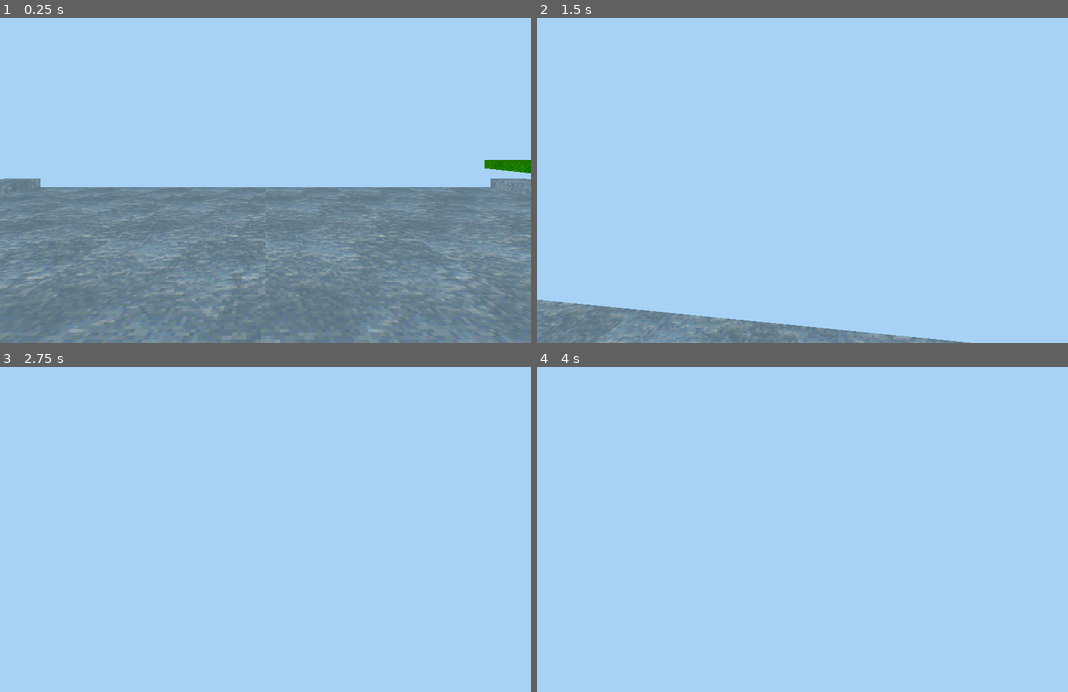
Above: before the commit, frames 1-4 (two rows, left to right).
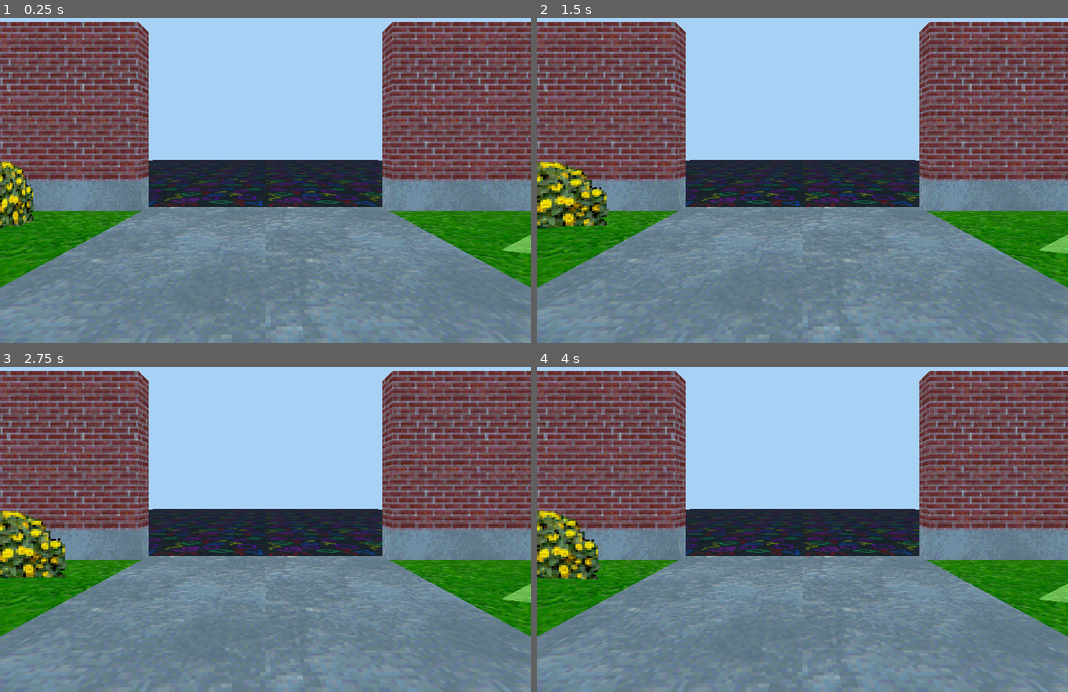
Above: after the commit, the same moments.

Repository: Cassumbra/gamesworld
Game: Godot game, scene res://3D Hub/3D Hub.tscn
Two runs of this game, one before a commit and one after it. Both use one fixed random seed, a clock stepped at 60 frames per second and the inputs below. This scene is started directly instead of the project's main scene.
Inputs (mouse positions are in pixels of both pictures, inside the frame that each line leads up to):
- Up to frame 1 (0.25 s): no input
- Up to frame 2 (1.5 s): tap Enter at 0.5 s; move the mouse to (829, 141) at 0.52 s; hold C (primary) 0.53-1.28 s; hold W (up) from 0.53 s (still down); tap Space (jump) at 0.77 s; move the mouse to (775, 144) at 1.27 s; tap X (secondary) at 1.35 s
- Up to frame 3 (2.75 s): keep holding W (up); tap Space (jump) at 1.52 s; move the mouse to (276, 487) at 2.02 s; hold C (primary) from 2.03 s (still down)
- Up to frame 4 (4 s): keep holding W (up); move the mouse to (797, 500) at 2.77 s; release C (primary) at 2.78 s; tap X (secondary) at 2.85 s; tap Space (jump) at 3.02, 3.77 s; move the mouse to (839, 497) at 3.52 s; hold C (primary) from 3.53 s (still down)

The runs differ from the first frame. In frame 1, 48% of the frame differs, in the area x 0-100%, y 1-100%; in frame 2, 76%; in frame 3, 80%; in frame 4, 80%.

Commit message:
implement some checks
we're gonna use these for stairs ! :D

Diff:
--- a/3D Hub/3D Hub.tscn
+++ b/3D Hub/3D Hub.tscn
@@ -253,8 +253,12 @@
 camera_attributes = SubResource("CameraAttributesPractical_44ouy")
 
 [node name="UnifiedPlayer" parent="." instance=ExtResource("8_12kqo")]
-transform = Transform3D(1, 0, 0, 0, 1, 0, 0, 0, 1, 0, 0.8829279, -6.4992185)
+transform = Transform3D(1, 0, 0, 0, 1, 0, 0, 0, 1, 0, 1.3650663, -2.5124693)
 
 [node name="BillboardDeco" parent="." instance=ExtResource("8_gai0j")]
 transform = Transform3D(1, 0, 0, 0, 1, 0, 0, 0, 1, 3.1210418, 1.0834923, -3.3922334)
 texture_filter = 2
+
+[node name="Camera3D" type="Camera3D" parent="."]
+transform = Transform3D(-1, 0, -8.940697e-08, 0, 1, 0, 8.940697e-08, 0, -1, 0, 1.5833817, -6.445187)
+current = true
--- a/3D/player/unified_player.gd
+++ b/3D/player/unified_player.gd
@@ -2,9 +2,13 @@
 
 const MOUSE_SENSITIVITY = 0.20
 
-#@onready var body_shape = $BodyShape
+@onready var body_shape = $BodyShape
 @onready var head = $Head
-#@onready var dir_checks = $DirChecks
+
+@onready var head_check = $HeadCheck
+@onready var body_check = $BodyCheck
+@onready var foot_check = $FootCheck
+
 #@onready var hud = $HUD
 
 @onready var step_timer = $StepTimer
@@ -16,6 +20,9 @@
 
 func _ready() -> void:
 	Input.set_mouse_mode(Input.MOUSE_MODE_CAPTURED)
+	# TODO: make this into some sort of function that we call in _ready() as well as whenever we crouch/uncrouch
+	head_check.position.y = body_shape.get_shape().height / 2.0
+	foot_check.position.y = -body_shape.get_shape().height / 2.0
 
 
 # Called every frame. 'delta' is the elapsed time since the previous frame.
@@ -25,6 +32,7 @@
 func _input(event):
 	if event is InputEventMouseMotion and Input.get_mouse_mode() != Input.MOUSE_MODE_VISIBLE:
 		rotate_y(deg_to_rad(-event.relative.x * MOUSE_SENSITIVITY))
+		print(rotation)
 		head.rotate_x(deg_to_rad(-event.relative.y * MOUSE_SENSITIVITY))
 		head.rotation.x = clamp(head.rotation.x, -PI/2, PI/2)
 
@@ -40,6 +48,7 @@
 	# Get the input direction and handle the movement/deceleration.
 	# As good practice, you should replace UI actions with custom gameplay actions.
 	var input_dir := Input.get_vector("left", "right", "up", "down")
+	var base_direction := Vector3(input_dir.x, 0, input_dir.y).normalized()
 	var direction := (transform.basis * Vector3(input_dir.x, 0, input_dir.y)).normalized()
 	if direction:
 		velocity.x = direction.x * SPEED
@@ -47,6 +56,12 @@
 	else:
 		velocity.x = move_toward(velocity.x, 0, SPEED)
 		velocity.z = move_toward(velocity.z, 0, SPEED)
+
+	head_check.target_position = base_direction
+	body_check.target_position = base_direction
+	foot_check.target_position = base_direction
+
+	print(body_check.is_colliding())
 
 	move_and_slide()
 
--- a/3D/player/unified_player.tscn
+++ b/3D/player/unified_player.tscn
@@ -13,8 +13,9 @@
 
 [node name="Head" parent="." instance=ExtResource("2_lrix6")]
 
-[node name="CollisionShape3D" type="CollisionShape3D" parent="."]
+[node name="BodyShape" type="CollisionShape3D" parent="."]
 shape = SubResource("CylinderShape3D_s8mi1")
+debug_color = Color(1, 1, 1, 1)
 
 [node name="StepTimer" type="Timer" parent="."]
 wait_time = 0.25
@@ -33,3 +34,9 @@
 stream = ExtResource("5_rja86")
 volume_db = -20.0
 pitch_scale = 1.5
+
+[node name="HeadCheck" type="RayCast3D" parent="."]
+
+[node name="BodyCheck" type="RayCast3D" parent="."]
+
+[node name="FootCheck" type="RayCast3D" parent="."]
